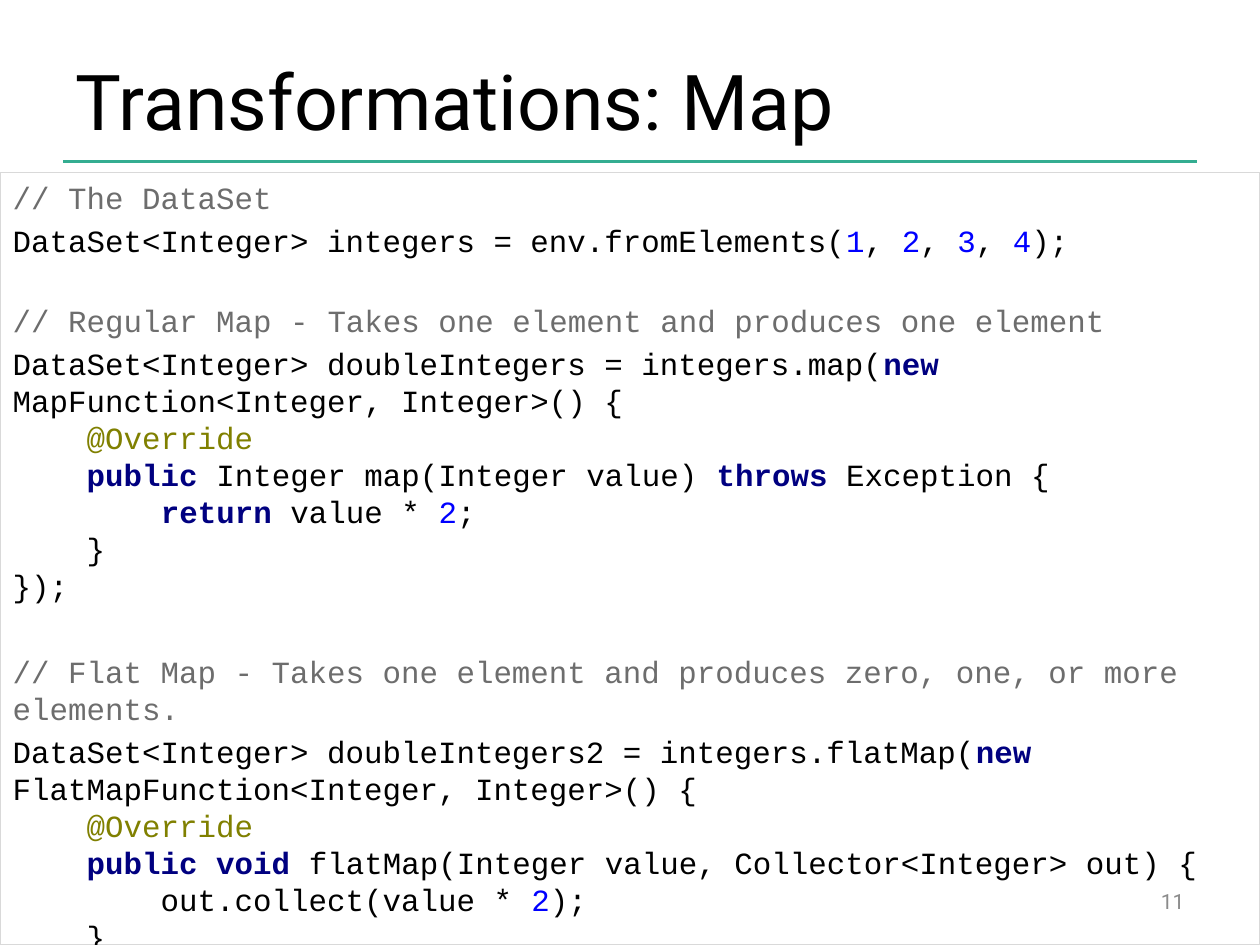
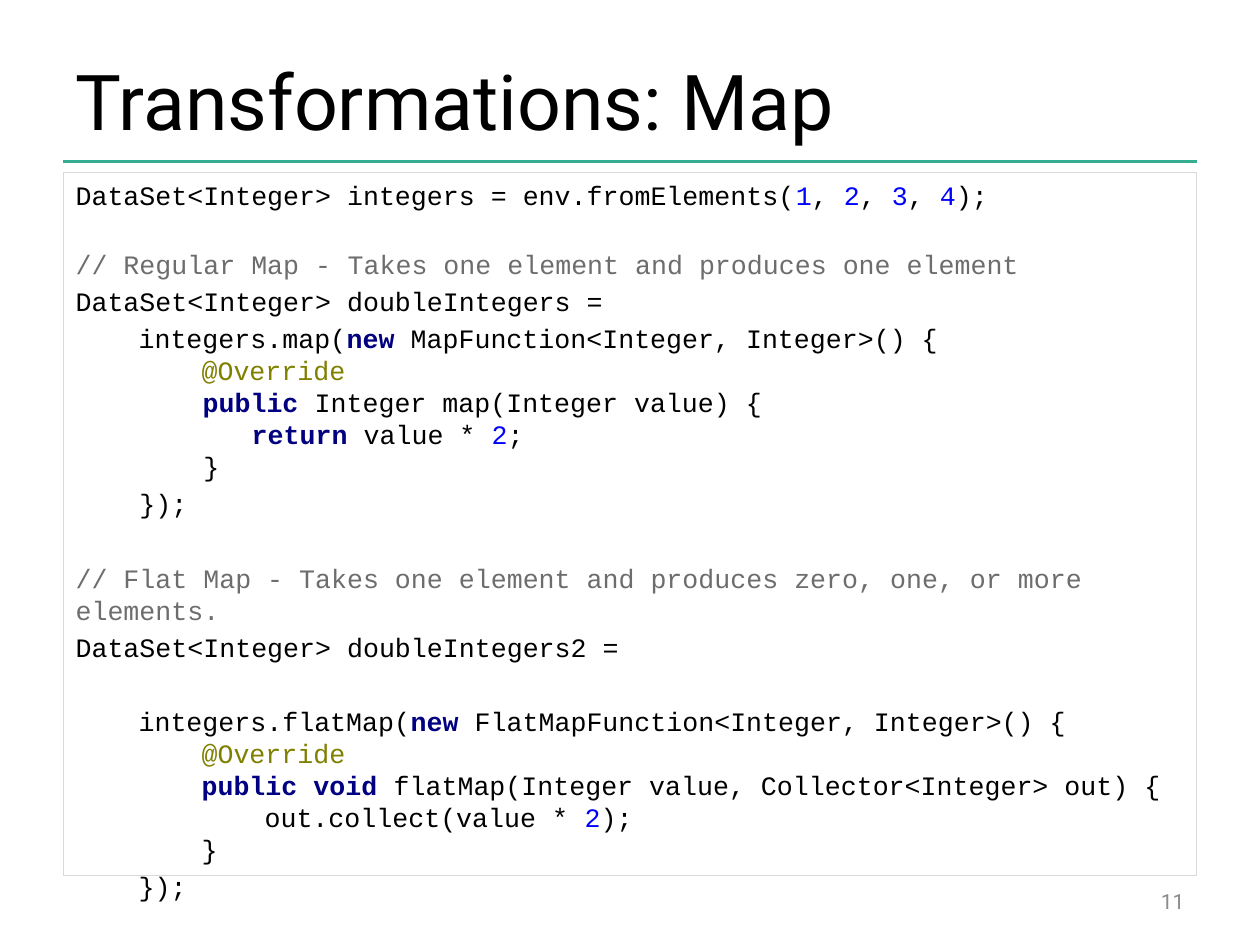
Before and after one commit to dataArtisans/flink-training-web, a slide deck: slide 11 of slides/flink_batch_basics.pptx. Drawn at 1260x945 pixels with LibreOffice and Linux fonts; fonts in the diff are those of the drawing; background and template pictures are left out. Boxes give left, top, right and bottom in pixels: in the first picture for what was removed or moved away, otherwise in the second. Text is boxed around its words. In the diff, an @@ line names an element or a change of style, - is before the commit and + after.

Commit message:
slides: code formatting in basics

```diff
--- a/slides/flink_batch_basics.pptx
+++ b/slides/flink_batch_basics.pptx
@@ text "DataSet<Integer> integers = env.fromElements(1, 2, ..." resized from (x1=0, y1=173, x2=1260, y2=945) to (x1=63, y1=173, x2=1197, y2=876) @@
@@ text at (x1=68, y1=187, x2=271, y2=210): paragraph removed @@
-// The DataSet
@@ text at (x1=76, y1=186, x2=1082, y2=620): size 17.6 to 15.2 pt in "DataSet<Integer> integers = env.fromElements(1, 2, 3, 4);", "// Regular Map - Takes one element ...", "// Flat Map - Takes one element ..." @@
@@ text at (x1=76, y1=293, x2=906, y2=449): text changed; size 17.6 to 15.2 pt @@
-DataSet<Integer> doubleIntegers = integers.map(new MapFunction<Integer, Integer>() {
-@Override
-public Integer map(Integer value) throws Exception {
-return value * 2;
-}
-});
+DataSet<Integer> doubleIntegers =
+integers.map(new MapFunction<Integer, Integer>() {
+@Override
+public Integer map(Integer value) {
+return value * 2;
+}
+});
@@ text at (x1=76, y1=638, x2=1128, y2=833): text changed; size 17.6 to 15.2 pt @@
-DataSet<Integer> doubleIntegers2 = integers.flatMap(new FlatMapFunction<Integer, Integer>() {
-@Override
-public void flatMap(Integer value, Collector<Integer> out) {
-out.collect(value * 2);
-}
-});
+DataSet<Integer> doubleIntegers2 =
+integers.flatMap(new FlatMapFunction<Integer, Integer>() {
+@Override
+public void flatMap(Integer value, Collector<Integer> out) {
+out.collect(value * 2);
+}
+});
```
Also in this commit, not shown: 7 other slides changed.
